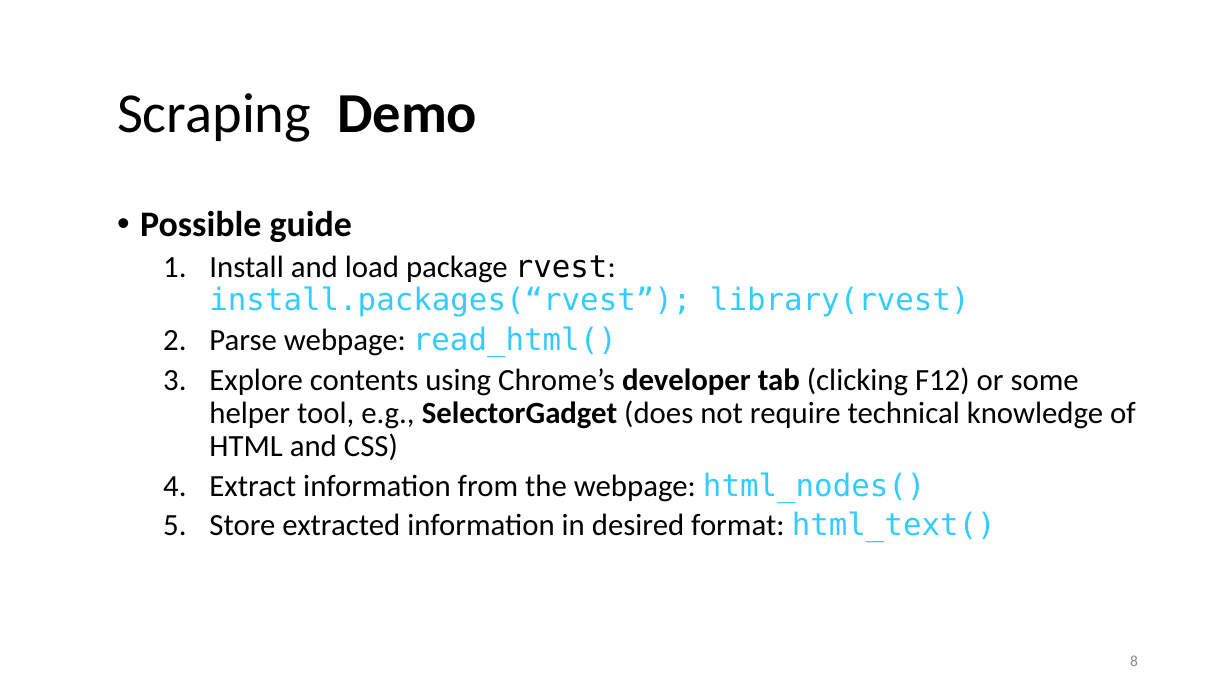
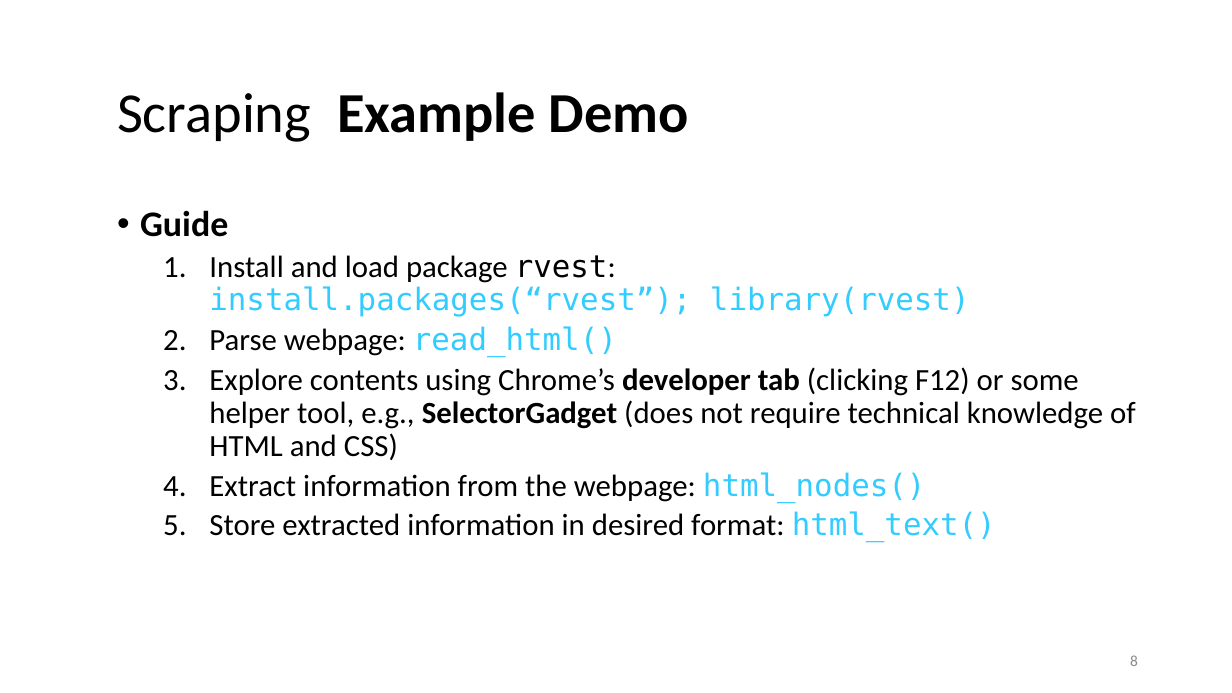
Before and after one commit to lisa-wm/consulting, a slide deck: slide 8 of 5_seminar/Contents_Part_02/Präsentation_Teil2_Lisa.pptx. Drawn at 1232x693 pixels with LibreOffice and Linux fonts; fonts in the diff are those of the drawing. Boxes give left, top, right and bottom in pixels: in the first picture for what was removed or moved away, otherwise in the second. Text is boxed around its words. In the diff, an @@ line names an element or a change of style, - is before the commit and + after.

Commit message:
revised twitter demo and part of ppt two

```diff
--- a/5_seminar/Contents_Part_02/Präsentation_Teil2_Lisa.pptx
+++ b/5_seminar/Contents_Part_02/Präsentation_Teil2_Lisa.pptx
@@ title at <box>117,92,689,142</box>: text changed; bold on @@
-Scraping Demo
+Scraping Example Demo
@@ text at <box>140,210,228,237</box>: text changed @@
-• Possible guide
+• Guide
```
Also in this commit, not shown: 5 other slides changed, 4 slides added, 1 slide removed, 5 other files.
